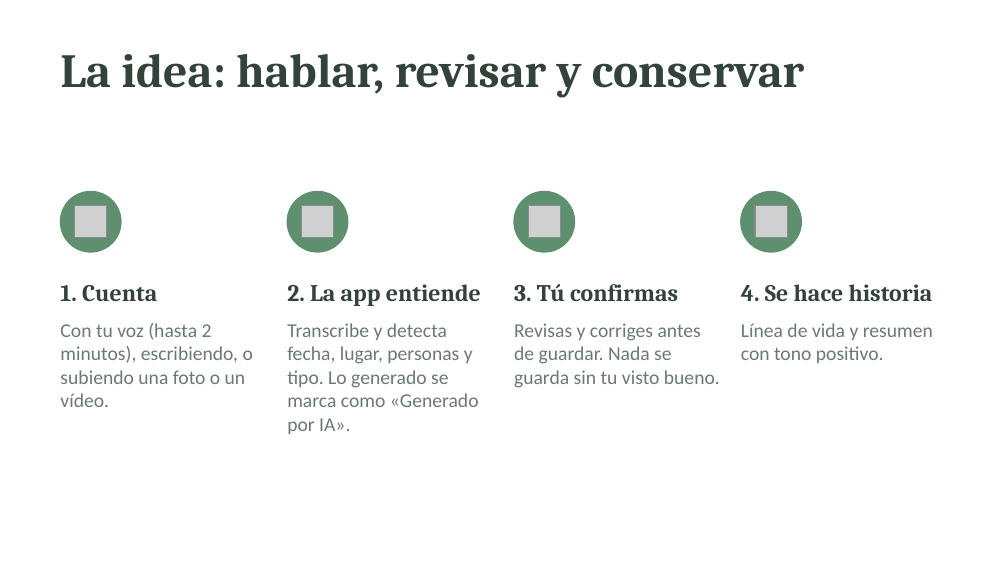
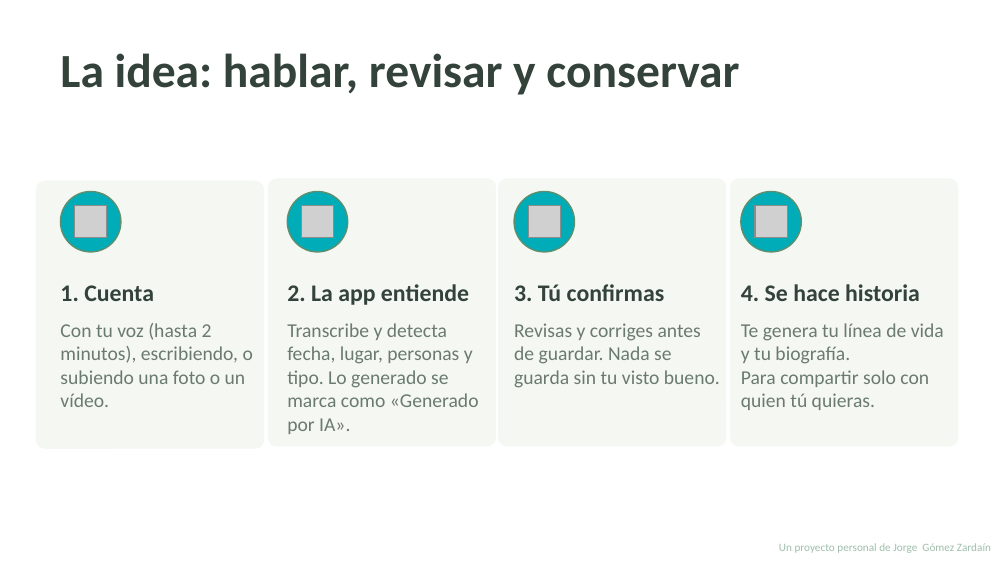
Before and after one commit to jgzmac/mis-memorias-de-oro, a slide deck: slide 5 of docs/Mi-Circulo-del-Tiempo-presentacion.pptx (slide 4 before the commit). Drawn at 1008x567 pixels with LibreOffice and Linux fonts; fonts in the diff are those of the drawing; grey boxes stand for pictures. Boxes give left, top, right and bottom in pixels: in the first picture for what was removed or moved away, otherwise in the second. Text is boxed around its words. In the diff, an @@ line names an element or a change of style, - is before the commit and + after.

Commit message:
versión 2.1.3 - Añadidos textos y anotaciones de propiedad intelectual a nombre de Jorge Gómez Zardaín

```diff
--- a/docs/Mi-Circulo-del-Tiempo-presentacion.pptx
+++ b/docs/Mi-Circulo-del-Tiempo-presentacion.pptx
@@ rounded rectangle added at [268,179,495,447], fill #F4F7F2, outline #F4F7F2 1 pt @@
@@ rounded rectangle added at [499,179,726,447], fill #F4F7F2, outline #F4F7F2 1 pt @@
@@ rounded rectangle added at [731,179,958,447], fill #F4F7F2, outline #F4F7F2 1 pt @@
@@ rounded rectangle added at [36,181,263,449], fill #F4F7F2, outline #F4F7F2 1 pt @@
@@ fill #5E8F6E to #00ACB7 in 4 elements at [60,192,121,252], [287,192,348,252], [514,192,575,252], [741,192,801,252] @@
@@ font Cambria to Calibri in 5 elements at [60,53,739,95], [60,285,154,301], [287,284,469,305], [514,284,665,301], [741,284,920,301] @@
@@ text at [741,323,944,410]: text changed @@
-Línea de vida y resumen con tono positivo.
+Te genera tu línea de vida y tu biografía.
+Para compartir solo con quien tú quieras.
@@ text added at [779,543,991,553], 8 pt, text #9FBFAA @@
+Un proyecto personal de Jorge Gómez Zardaín
```
Also in this commit, not shown: 7 other slides changed, 2 slides added, 28 other files.
